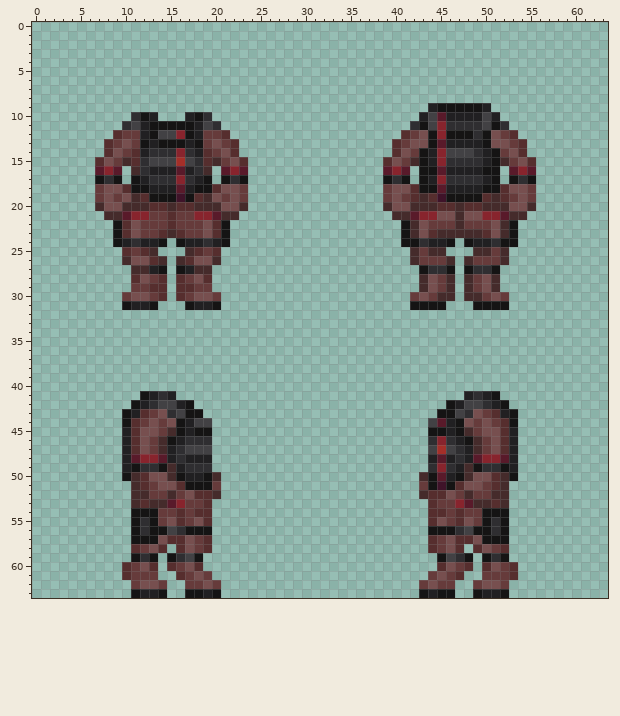
Pixel-art sprite, stored at Resources/Textures/_Sunrise/Clothing/OuterClothing/Bio/security.rsi/equipped-OUTERCLOTHING-reptilian.png. The picture above was drawn from the file before the commit.
The file is 64x64 pixels. Colours within 5 levels of each other are drawn and written as one.
Once edited:
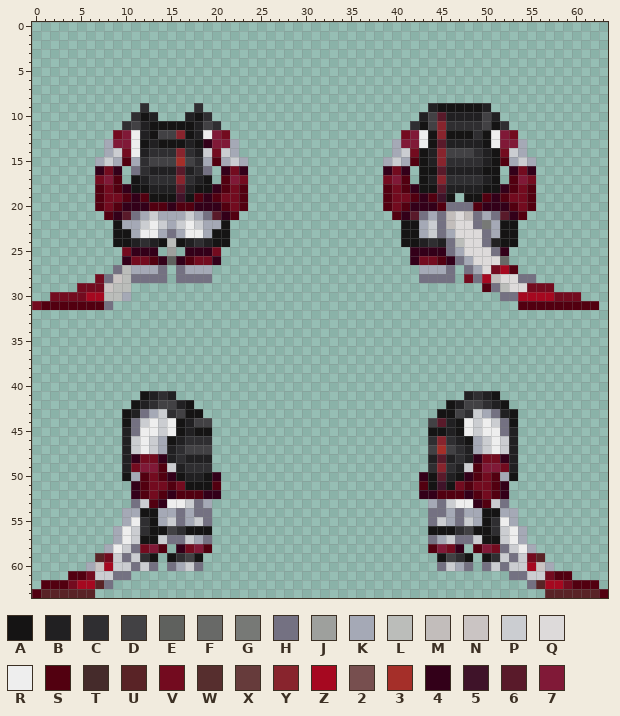
Palette (. is transparent): A #151414  B #212022  C #2f2e31  D #424144  E #5f615e  F #686967  G #777976  H #747182  J #9ea09d  K #a5a9b6  L #bbbdba  M #c2bdbb  N #cac4c3  P #cbcdd1  Q #dddada  R #eeeeee  S #520010  T #452b2b  U #592326  V #730b1f  W #562e2e  X #663b3b  Y #88242d  Z #a60820  2 #774f4f  3 #a52f29  4 #330019  5 #3f1329  6 #591a2a  7 #801937
From old to new:
Changed rows in their new state; - is an unchanged pixel.
first column x 0:
 9 ------------C-----C--------------------------------------------
12 ---------V7R-------R7V-------------------V7R-------R7V---------
13 --------K77R-------477K-----------------K77R-------R77K--------
14 --------KPVR-------PVPK-----------------KPV---------VPK--------
15 -------KPKSK-------KSKPK---------------KPKS---------SKPK-------
16 -------4V4-H-------H-4V4---------------4V4-----------4V4-------
17 -------V7S-----------S7V---------------V7S-----------S7V-------
18 -------SVS4---------4SVS---------------SVS4---------4SVS-------
19 -------SVVS4S-----S4SVVS---------------SVVS4S--.--S4SVVS-------
20 -------SVS444SS4SS444SVS---------------SVS444SHHHS444SVS-------
21 --------S4-HKPKKKPKH-4S-----------------S4-HKHMQMHKH-4S--------
22 ----------KKPRPKPRPKK---------------------AKPHMQQHGKA----------
23 ----------AKRRKHKRRKA---------------------AKPHKQQQHKA----------
24 ----------ABC--L--CBA----------------------BC-HLQQHB-----------
25 ----------V444-J-444V---------------------4444HKQQQH4----------
26 ----------4VVS4E4SVV4---------------------4VVS4HKQQQF----------
27 ---------HLKKKH-HKKK-----------------------KKKH-HKQVZS---------
28 -------VHNLHHHH-HHHH-----------------------HHHH-VHZMQQHH-------
29 -----VVVNLL....-....-----------------------....-..SHLQQVVV-----
30 --VVVVZZLLK....-.....---------------------.....-....HHZZZZVVV--
31 VSSSSSSSH-....---....---------------------....---....-SSSSSSSSS
first column x 0:
43 ------------HKP----------------------------------PKH------------
44 -----------HPRPR--------------------------------RPRPH-----------
45 -----------HRRPR--------------------------------RPRRH-----------
46 -----------PRPK----------------------------------KPRP-----------
47 -----------PRPK----------------------------------KPRP-----------
48 -----------4VV4----------------------------------4VV4-----------
49 -----------V77SP--------------------------------PS77V-----------
50 -----------KSVS4----4----------------------4----4SVSK-----------
51 -----------4SVVSV---S----------------------S---VSVVS4-----------
52 -----------4SVS4SSS44----------------------44SSS4SVS4-----------
53 -----------HPS4RRPHK------------------------KHPRR4SPH-----------
54 ----------KK--KKHKHH------------------------HHKHKK--KK----------
55 ----------KR--KPHKPH------------------------HPKHPK--RK----------
56 ---------KRP----------------------------------------PRK---------
57 ---------KRP--PHHPKH------------------------HKPHHP--PRK---------
58 --------KRPHV7S-4V7S------------------------S7V4-S7VHPRK--------
59 -------UVPHP----------------------------------------PHPVU-------
60 ------KNZPPHPH-HKPH--------------------------HPKH-HPHPPZNK------
61 ----SSVPPHH...--....------------------------....--...HHPPVSS----
62 -SSSVZZUH--....--....----------------------....--....--HUZZVSSS-
63 SUUUUUU----....--....----------------------....--....----UUUUUUS
